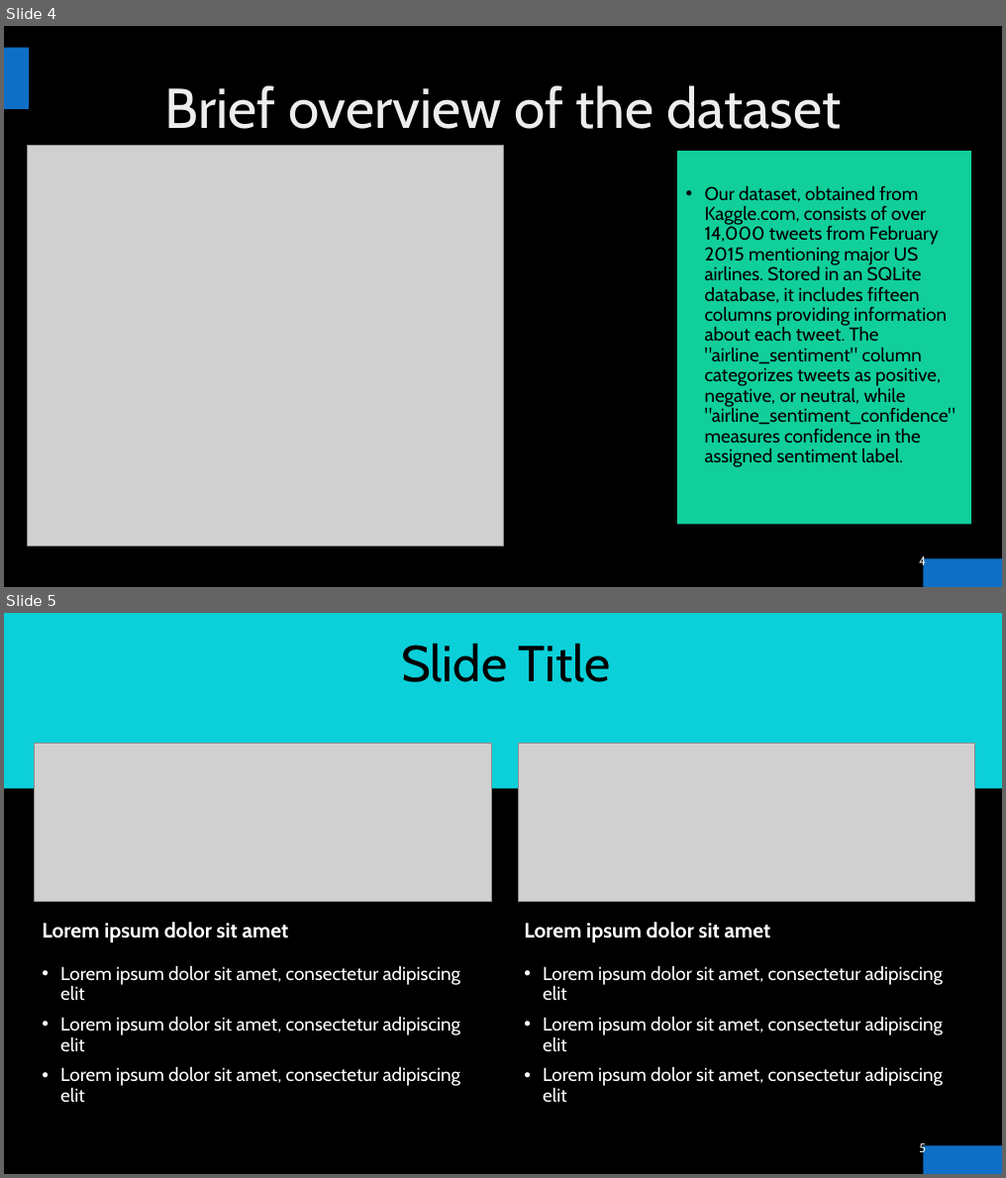
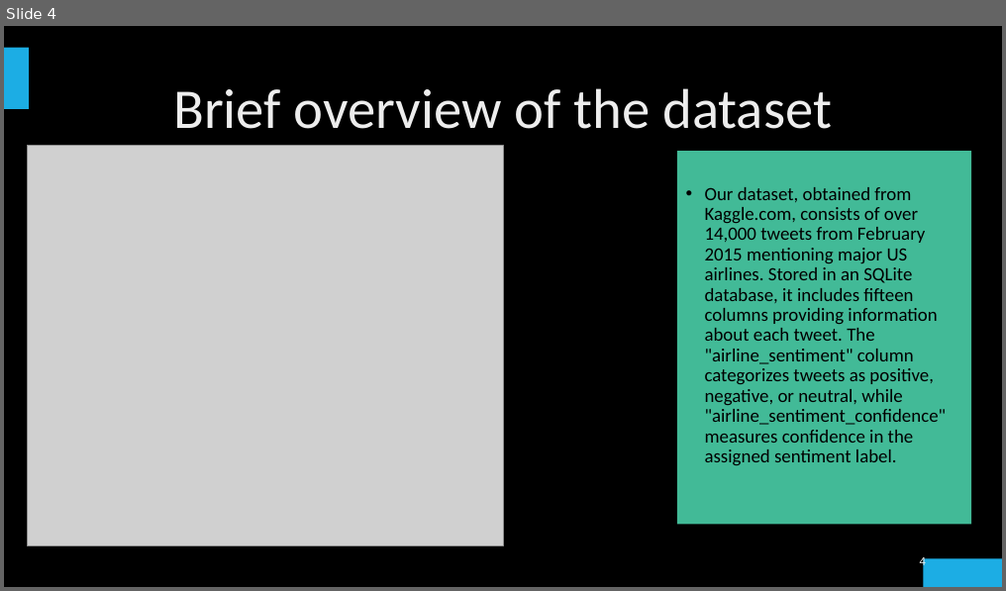
Before and after one commit to ElDon2308/Airline-Sentiment-Analysis, a slide deck: Airline Sentiment Analysis Presentation.pptx. Shown one above the other, each under a label of ours: slides 4 and 5 before the commit, slide 4 after it. The pictures are 1006x1178 and 1006x591 pixels, drawn with LibreOffice and Linux fonts; fonts in the diff are those of the drawing; grey boxes stand for pictures; background and template pictures are left out. Boxes give left, top, right and bottom in pixels: in the first picture for what was removed or moved away, otherwise in the second. Text is boxed around its words. In the diff, an @@ line names an element or a change of style, - is before the commit and + after.

```diff
--- a/Airline Sentiment Analysis Presentation.pptx
+++ b/Airline Sentiment Analysis Presentation.pptx
@@ slide 5 removed at bbox=[4, 613, 1002, 1174], background picture (left out); not listed: 2 template elements that a slide beside it also shows @@
@@ rectangle removed at bbox=[4, 613, 1002, 789] @@
@@ title removed at bbox=[401, 643, 611, 682] @@
-Slide Title
@@ picture removed at bbox=[35, 744, 491, 901] @@
@@ picture removed at bbox=[519, 744, 975, 901] @@
@@ text removed at bbox=[42, 922, 289, 943] @@
-Lorem ipsum dolor sit amet
@@ text removed at bbox=[524, 922, 771, 943] @@
-Lorem ipsum dolor sit amet
@@ text removed at bbox=[60, 965, 460, 1103] @@
-• Lorem ipsum dolor sit amet, consectetur adipiscing elit
-• Lorem ipsum dolor sit amet, consectetur adipiscing elit
-• Lorem ipsum dolor sit amet, consectetur adipiscing elit
@@ text removed at bbox=[543, 965, 943, 1103] @@
-• Lorem ipsum dolor sit amet, consectetur adipiscing elit
-• Lorem ipsum dolor sit amet, consectetur adipiscing elit
-• Lorem ipsum dolor sit amet, consectetur adipiscing elit
@@ page number removed at bbox=[919, 1142, 926, 1156] @@
-5
@@ slide 4 changed as well @@
@@ rectangle at bbox=[4, 47, 29, 109]: fill #0F6FC6 to #1CADE4 @@
@@ rectangle at bbox=[677, 151, 971, 525]: fill #10CF9B to #42BA97 @@
@@ font Cabin to Calibri in 3 elements at bbox=[173, 88, 832, 129], bbox=[705, 187, 946, 466], bbox=[920, 556, 926, 570] @@
@@ rectangle at bbox=[924, 559, 1002, 587]: fill #0F6FC6 to #1CADE4 @@
```
Also in this commit, not shown: 4 other slides changed, 10 slides added, 5 other slides removed, 2 other files.
